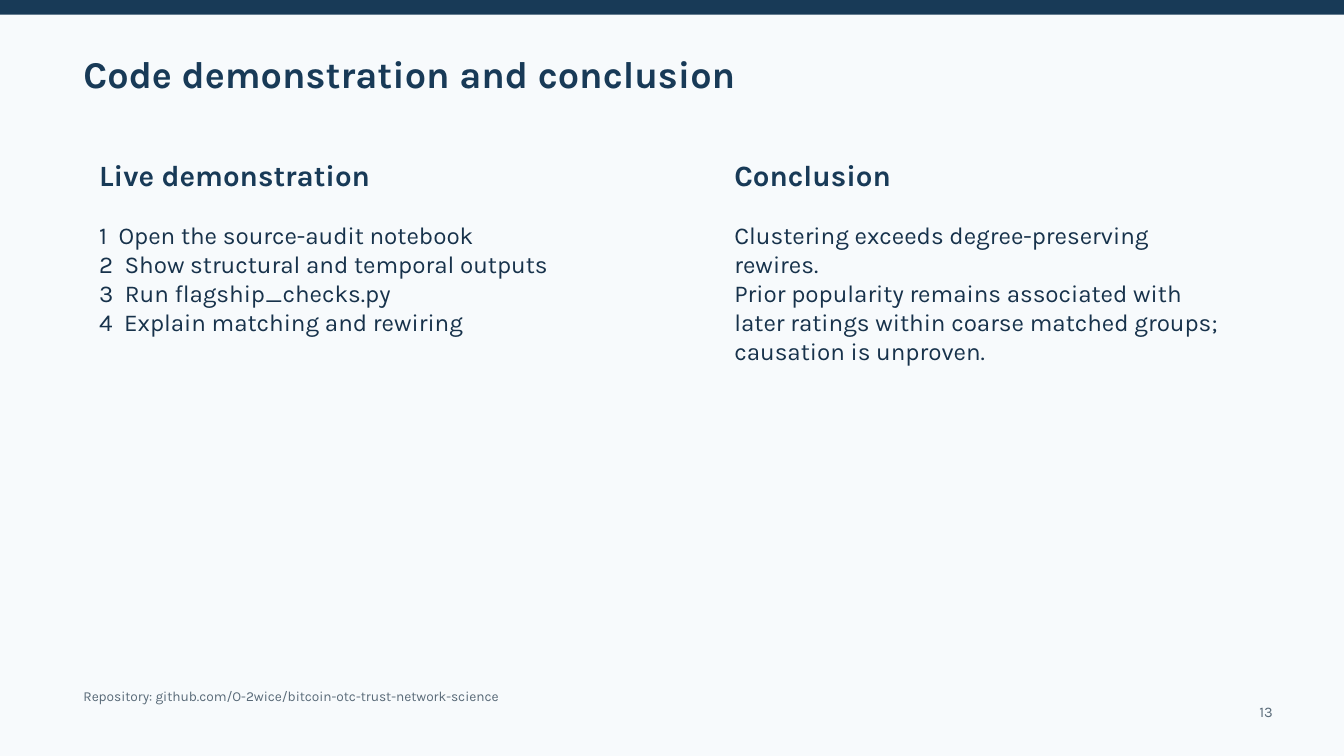
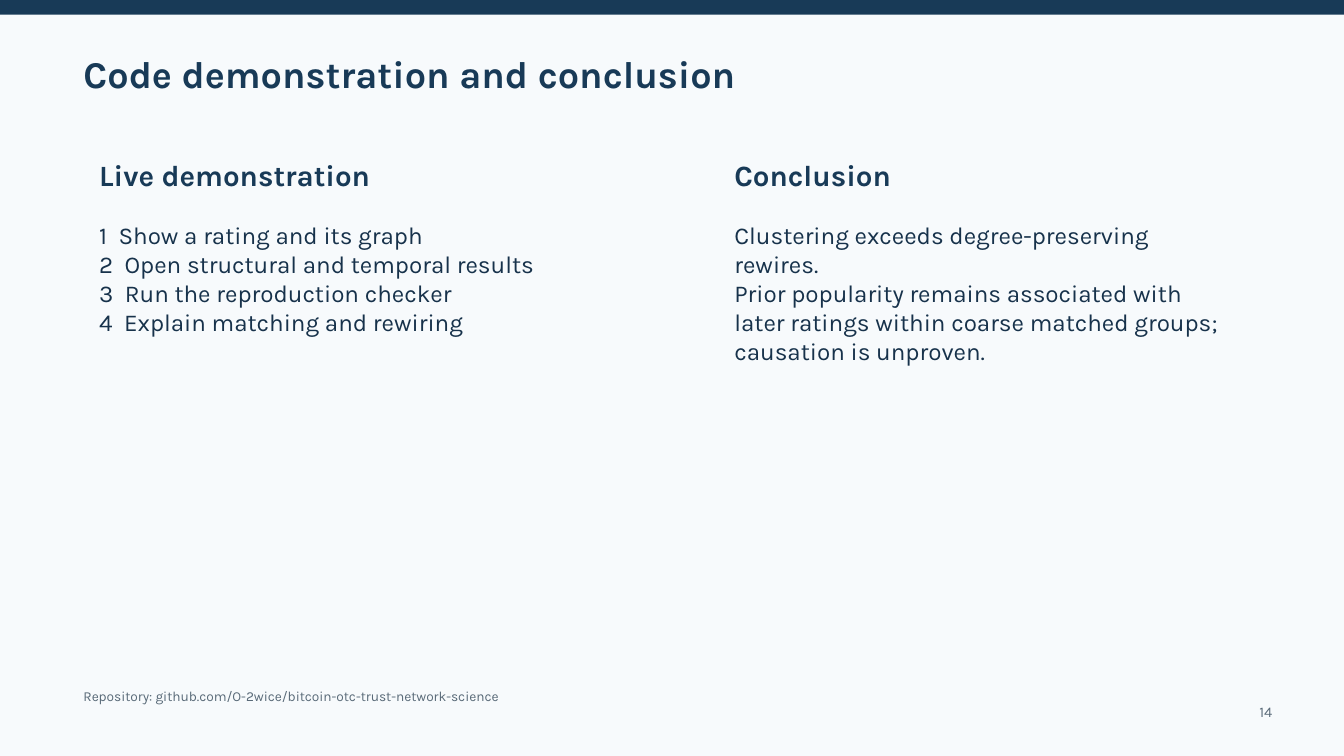
Before and after one commit to O-2wice/bitcoin-otc-trust-network-science, a slide deck: slide 14 of presentation/bitcoin_otc_network_science.pptx (slide 13 before the commit). Drawn at 1344x756 pixels with LibreOffice and Linux fonts; fonts in the diff are those of the drawing. Boxes give left, top, right and bottom in pixels: in the first picture for what was removed or moved away, otherwise in the second. Text is boxed around its words. In the diff, an @@ line names an element or a change of style, - is before the commit and + after.

```diff
--- a/presentation/bitcoin_otc_network_science.pptx
+++ b/presentation/bitcoin_otc_network_science.pptx
@@ text at (x1=99, y1=227, x2=534, y2=308): text changed @@
-1 Open the source-audit notebook
-2 Show structural and temporal outputs
-3 Run flagship_checks.py
+1 Show a rating and its graph
+2 Open structural and temporal results
+3 Run the reproduction checker
@@ text at (x1=1259, y1=707, x2=1272, y2=717): text changed @@
-13
+14
```
Also in this commit, not shown: 8 other slides changed, 5 slides added, 4 slides removed, 1 other file.
